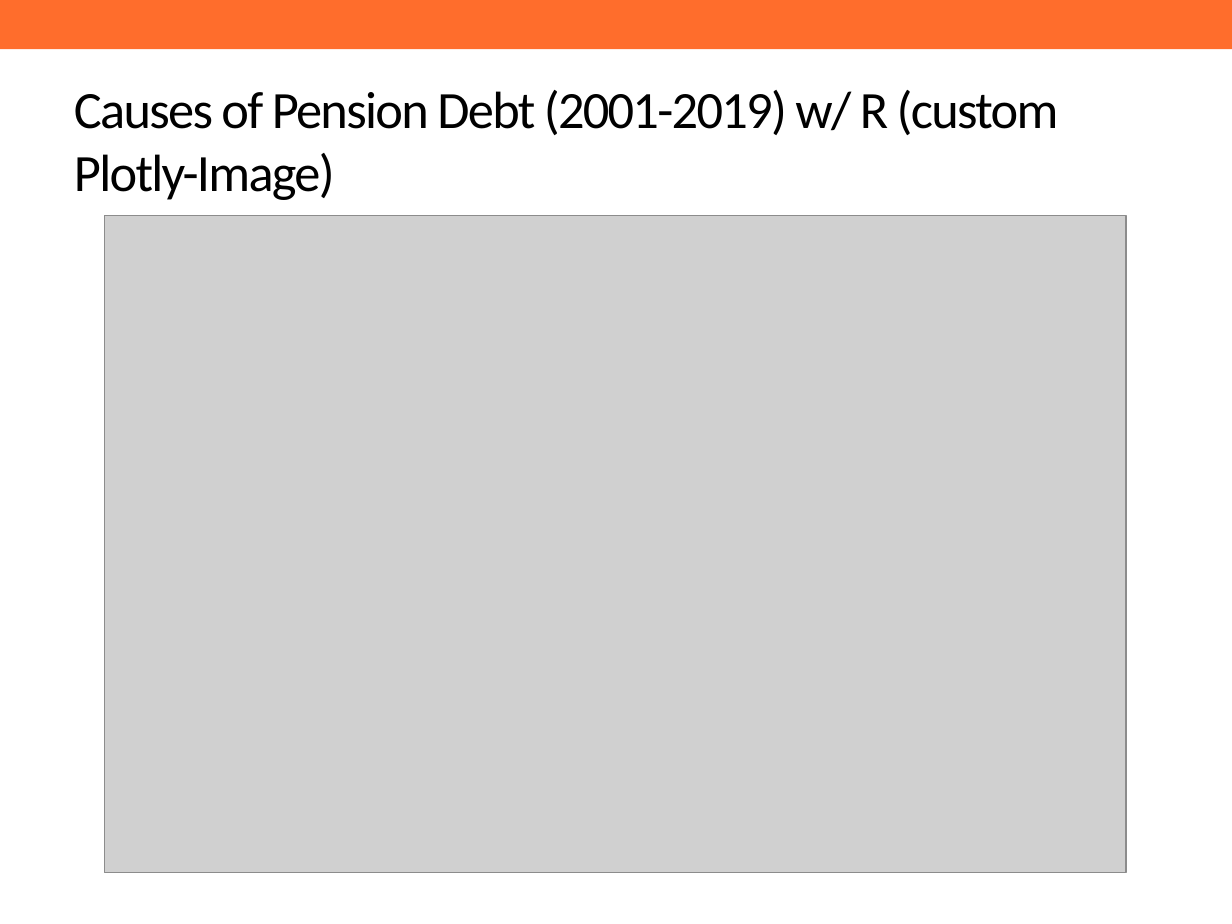
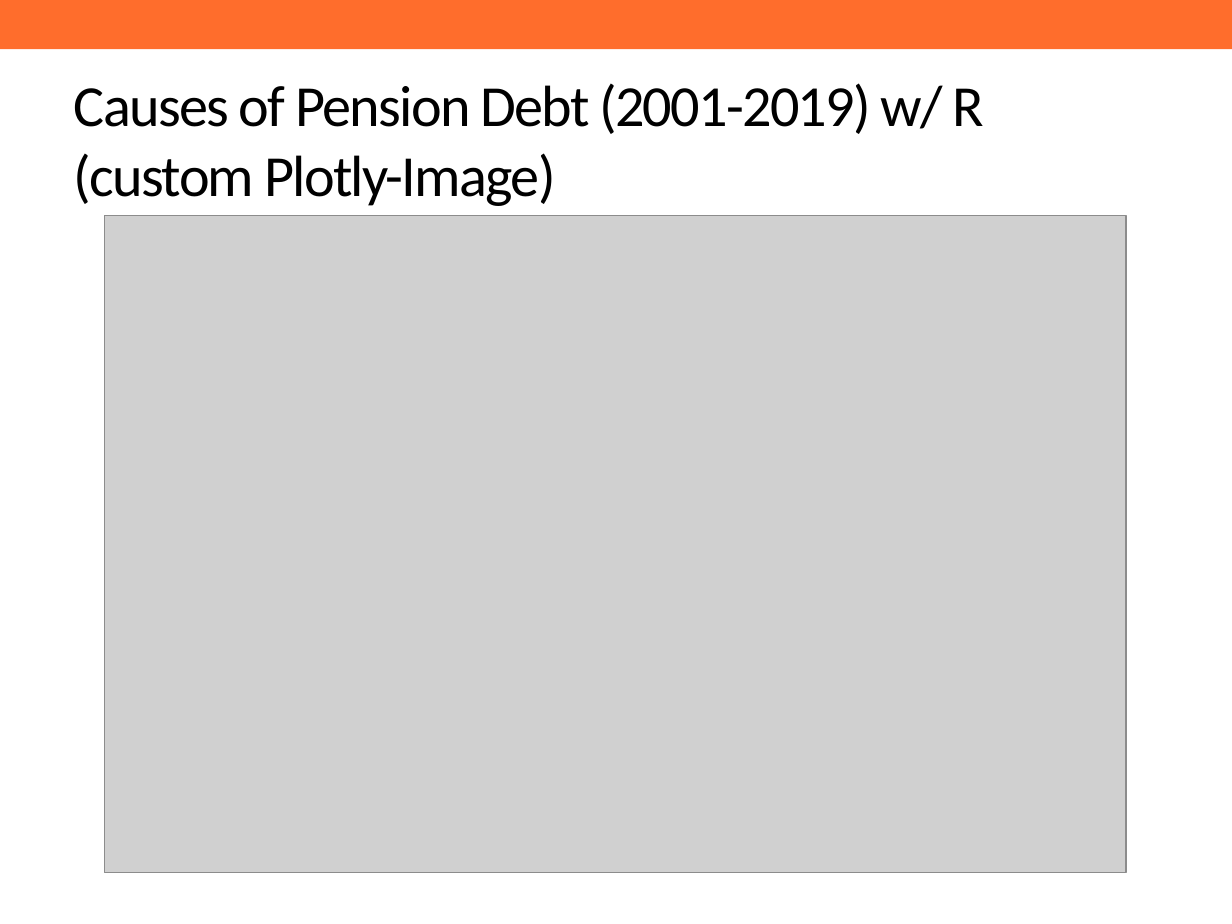
Before and after one commit to ReasonFoundation/GraphicsR, a slide deck: slide 4 of DeckUpdate/SamplePPT.pptx. Drawn at 1232x924 pixels with LibreOffice and Linux fonts; fonts in the diff are those of the drawing; grey boxes stand for pictures; background and template pictures are left out. Boxes give left, top, right and bottom in pixels: in the first picture for what was removed or moved away, otherwise in the second. Text is boxed around its words. In the diff, an @@ line names an element or a change of style, - is before the commit and + after.

```diff
--- a/DeckUpdate/SamplePPT.pptx
+++ b/DeckUpdate/SamplePPT.pptx
@@ title "Causes of Pension Debt (2001-2019) ..." at bbox=[74, 83, 985, 206]: size 30.6 to 34 pt @@
```
Also in this commit, not shown: 5 other slides changed, 6 other files.
